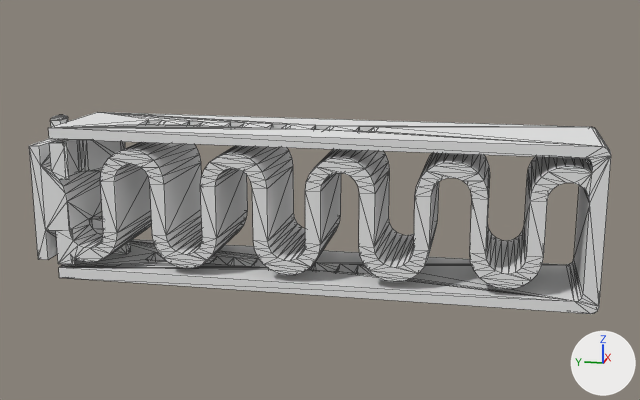
The OBJ model dist/models/Lanzador.obj as it was, and as the next commit left it.
Camera for both pictures: a 50 mm camera at (-215.9, 18.0, 51.7) aimed at (15.6, 64.3, -6.2). The lights are fixed; the arrows at lower right show +X, +Y and +Z. The older version comes first. Mesh edges are drawn as thin lines. Where no turn or scale is listed for an object, it has been applied to the vertices.

The older version as bpy lines, for what is in view:
```python
mat_13_157_13 = principled_material('13,157,13')
mat_13_157_13.base_color = (0.8, 0.8, 0.8)  # white #e7e7e7
mat_13_157_13.roughness = 1.0
me_lanzador = bpy.data.meshes.new('Lanzador')
me_lanzador.from_pydata(...)  # 843 vertices, 1734 faces; spans x 0.0..30.0, y -9.0..141.0, z -29.0..15.0
me_lanzador.materials.append(mat_13_157_13)  # white #e7e7e7
ob_lanzador = bpy.data.objects.new('Lanzador', me_lanzador)
ob_lanzador.location = (0.0, 0.0, 0.0)
```
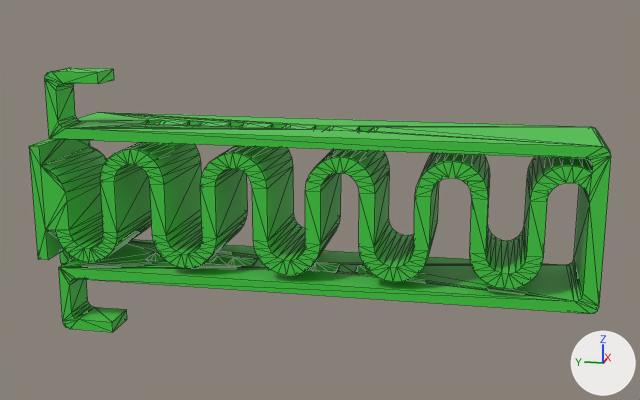
Pixel boxes [x1, y1, x2, y2] of what changed, in the pictures (640 x 400 px; the box of a moved part takes in the faces that stretch with it):
'Lanzador', recoloured, surface changed, reshaped (white to green, 31% taller): before [29, 112, 611, 314]; after [29, 68, 611, 332]
part 1 of me_lanzador, moved or reshaped: before [41, 112, 602, 314]; after [41, 68, 602, 332]
part 2 of me_lanzador, moved or reshaped: [529, 157, 592, 191] in both

Diff of the bpy script that builds the scene:
```diff
--- a/dist/models/Lanzador.obj.py
+++ b/dist/models/Lanzador.obj.py
@@ mat_13_157_13 @@
 mat_13_157_13 = principled_material('13,157,13')
-mat_13_157_13.base_color = (0.8, 0.8, 0.8)  # white #e7e7e7
-mat_13_157_13.roughness = 1.0
+mat_13_157_13.base_color = (0.051, 0.616, 0.051)  # green #40ce40
+mat_13_157_13.roughness = 0.452
@@ me_lanzador @@
 # used by ob_lanzador; location = (0.0, 0.0, 0.0)
-me_lanzador.from_pydata(...)  # 843 vertices, 1734 faces; spans x 0.0..30.0, y -9.0..141.0, z -29.0..15.0
+me_lanzador.from_pydata(...)  # 798 vertices, 1640 faces; spans x 0.0..30.0, y -9.0..141.0, z -43.0..29.0
+# me_lanzador part 1: 3 vertices moved from x 0.0..30.0, y 134.0..136.0, z 1.0..3.0 to x 0.0..30.0, y 132.0..134.0, z -1.0..1.0; 128 vertices removed from x 0.0..30.0, y 118.0..140.0, z -29.0..15.0; 85 vertices added at x 0.0..30.0, y 118.0..136.0, z -43.0..29.0
+# me_lanzador part 2: 12 vertices removed from x 0.0..30.0, y -3.0..8.0, z 4.0..9.0; 10 vertices added at x 0.0..30.0, y -3.0..8.0, z 5.0..9.0
 me_lanzador.materials.append(mat_13_157_13)
```
